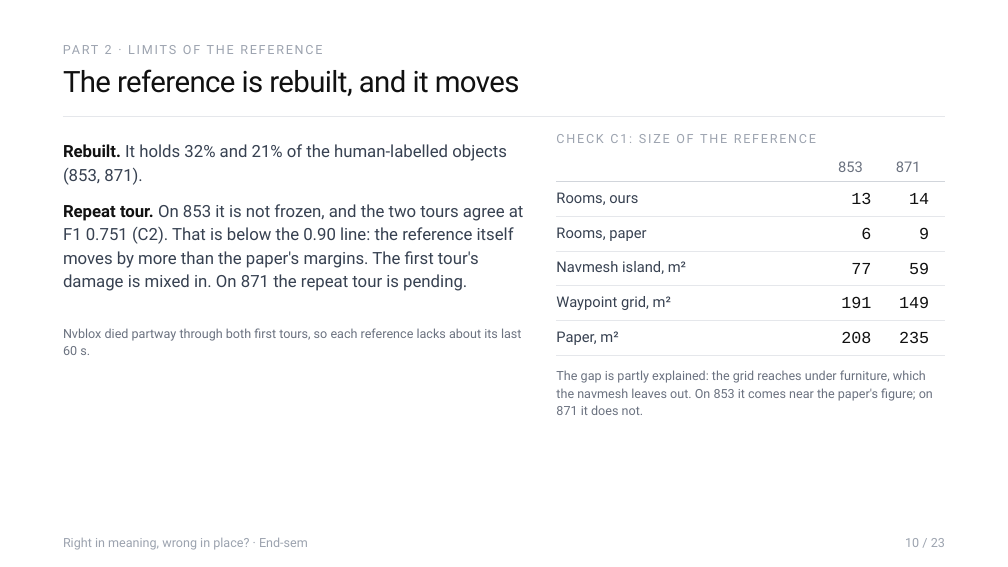
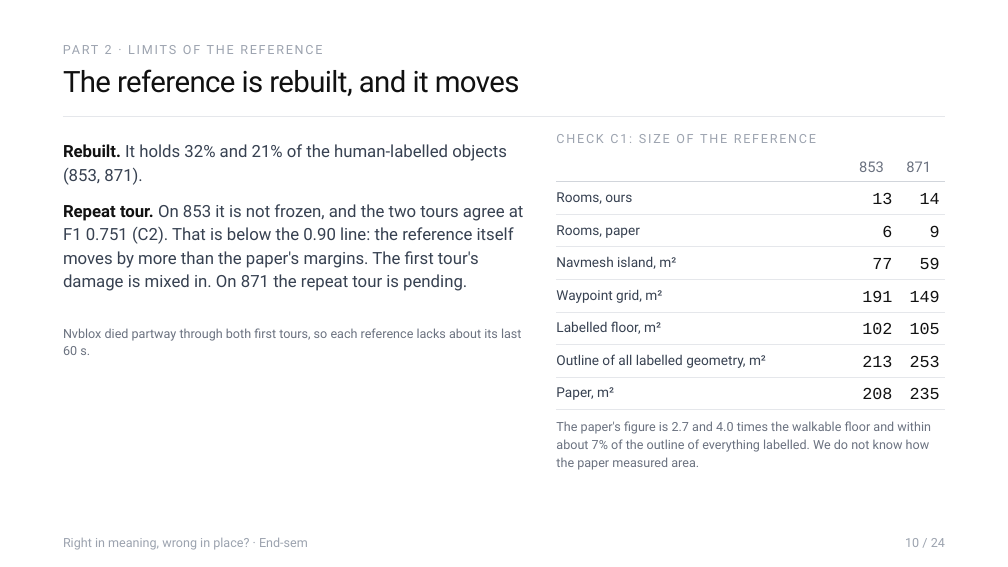
Before and after one commit to Sher110106/validity-aware-active-semantic-exploration, a slide deck: slide 10 of docs/endsem_2026-11/ASP_Endsem.pptx. Drawn at 1008x567 pixels with LibreOffice and Linux fonts; fonts in the diff are those of the drawing. Boxes give left, top, right and bottom in pixels: in the first picture for what was removed or moved away, otherwise in the second. Text is boxed around its words. In the diff, an @@ line names an element or a change of style, - is before the commit and + after.

```diff
--- a/docs/endsem_2026-11/ASP_Endsem.pptx
+++ b/docs/endsem_2026-11/ASP_Endsem.pptx
@@ 3 texts: place and size @@
-3 texts at box(838, 161, 871, 239)
+3 texts at box(859, 161, 892, 237)
@@ 3 texts: place and size @@
-3 texts at box(896, 161, 929, 239)
+3 texts at box(906, 161, 940, 237)
@@ line moved from (557, 251) - (945, 251) to (557, 247) - (945, 247) @@
@@ text "77": place and size @@
-text "77" at box(851, 263, 871, 274)
+text "77" at box(872, 258, 892, 269)
@@ text "59": place and size @@
-text "59" at box(909, 262, 929, 274)
+text "59" at box(920, 257, 940, 269)
@@ size 14 to 13 pt; line spacing 16.8pt to 15.6pt in 4 elements at box(556, 192, 632, 204), box(556, 225, 640, 238), box(556, 256, 676, 269), box(556, 289, 662, 303) @@
@@ line moved from (557, 286) - (945, 286) to (557, 279) - (945, 279) @@
@@ text "191": place and size @@
-text "191" at box(841, 296, 871, 308)
+text "191" at box(862, 290, 892, 302)
@@ text "149": place and size @@
-text "149" at box(899, 296, 929, 308)
+text "149" at box(910, 290, 940, 302)
@@ text at box(556, 321, 661, 334): text changed; size 14 to 13 pt @@
-Paper, m²
+Labelled floor, m²
@@ line moved from (557, 321) - (945, 321) to (557, 312) - (945, 312) @@
@@ text added at box(862, 322, 892, 334), 16 pt, text #111111 @@
+102
@@ text added at box(910, 322, 940, 334), 16 pt, text #111111 @@
+105
@@ text at box(556, 354, 766, 368): text changed; size 12 to 13 pt; text colour #6B7280 to #374151 @@
-The gap is partly explained: the grid reaches under furniture, which the navmesh leaves out. On 853 it comes near the paper's figure; on 871 it does not.
+Outline of all labelled geometry, m²
@@ line moved from (557, 355) - (945, 355) to (557, 345) - (945, 345) @@
@@ text added at box(862, 355, 892, 367), 16 pt, text #111111 @@
+213
@@ text added at box(910, 355, 940, 367), 16 pt, text #111111 @@
+253
@@ text added at box(556, 387, 614, 400), 13 pt, text #374151 @@
+Paper, m²
@@ line added from (557, 377) to (945, 377), #E5E7EB 0.5 pt @@
@@ text "208": place and size @@
-text "208" at box(841, 331, 871, 343)
+text "208" at box(862, 387, 892, 399)
@@ text "235": place and size @@
-text "235" at box(899, 331, 929, 343)
+text "235" at box(910, 387, 940, 399)
@@ line added from (557, 410) to (945, 410), #E5E7EB 0.5 pt @@
@@ text added at box(556, 421, 931, 470), 12 pt, text #6B7280 @@
+The paper's figure is 2.7 and 4.0 times the walkable floor and within about 7% of the outline of everything labelled. We do not know how the paper measured area.
@@ text at box(905, 538, 945, 547): text changed @@
-10 / 23
+10 / 24
```
Also in this commit, not shown: 24 other slides changed, 2 slides added, 6 other files.
